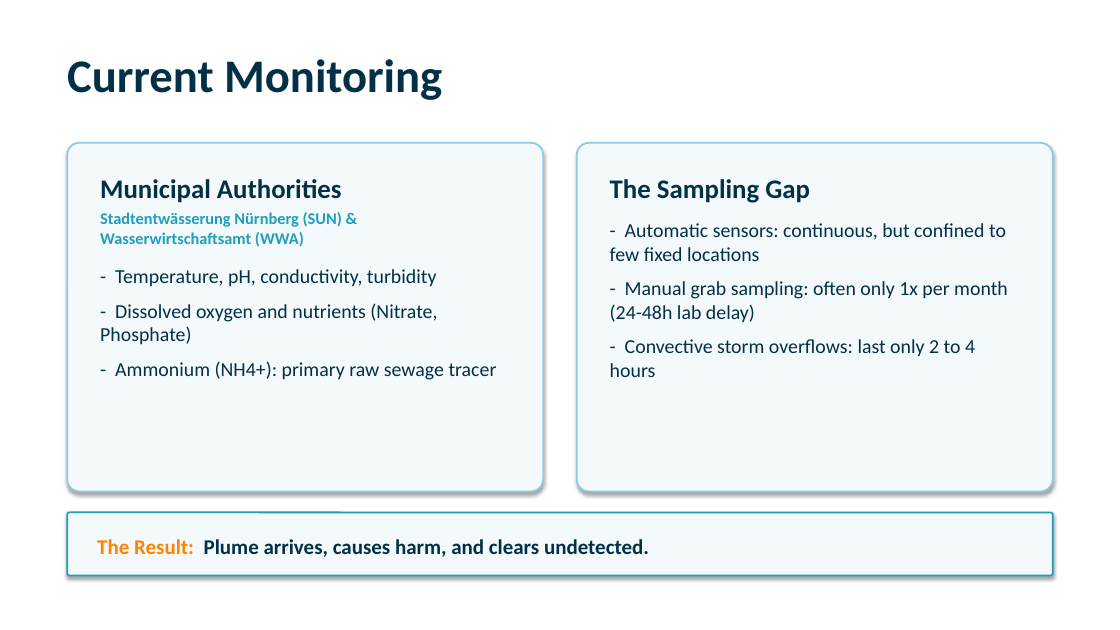
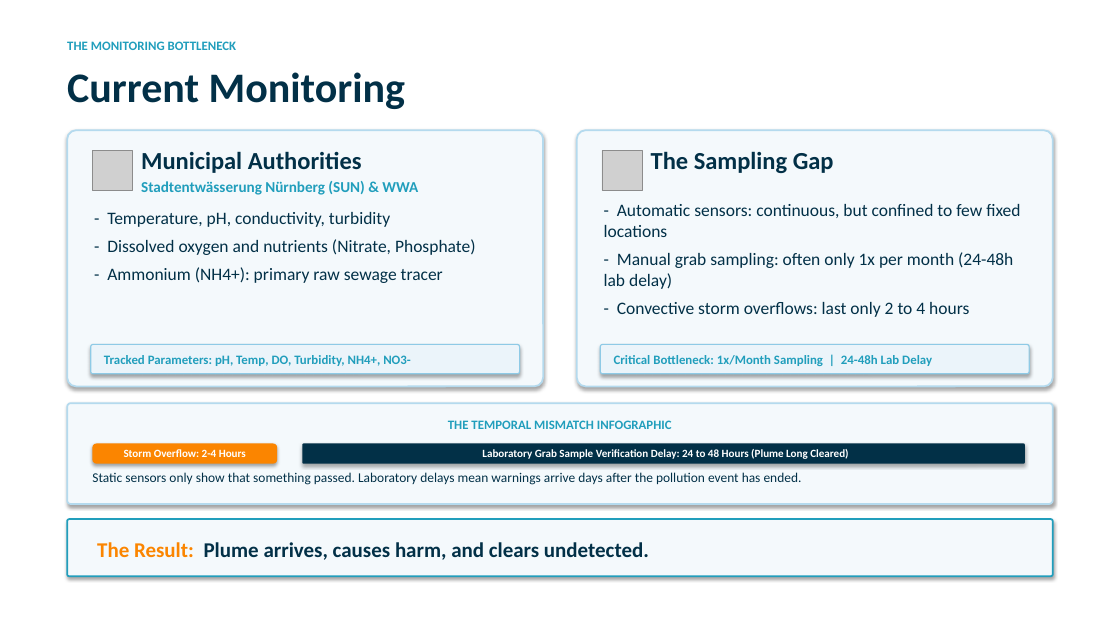
Before and after one commit to PrinzMajkl/Euroteq_Eindhoven_T3, a slide deck: slide 3 of presentation/plumetrace_presentation.pptx. Drawn at 1120x630 pixels with LibreOffice and Linux fonts; fonts in the diff are those of the drawing; grey boxes stand for pictures. Boxes give left, top, right and bottom in pixels: in the first picture for what was removed or moved away, otherwise in the second. Text is boxed around its words. In the diff, an @@ line names an element or a change of style, - is before the commit and + after.

```diff
--- a/presentation/plumetrace_presentation.pptx
+++ b/presentation/plumetrace_presentation.pptx
@@ text added at [67, 41, 237, 50], 11 pt, text #219EBC, bold @@
+THE MONITORING BOTTLENECK
@@ text "Current Monitoring": place and size @@
-text "Current Monitoring" at [67, 59, 442, 100]
+text "Current Monitoring" at [67, 72, 405, 109]
@@ text "Current Monitoring" at [67, 72, 405, 109]: size 40 to 36 pt @@
@@ rounded rectangle added at [67, 130, 544, 386], fill #F4F9FC, outline #B4DAEE 1.5 pt @@
@@ rounded rectangle added at [577, 130, 1054, 386], fill #F4F9FC, outline #B4DAEE 1.5 pt @@
@@ picture added at [92, 150, 133, 191] @@
@@ text at [100, 179, 342, 247]: paragraphs removed @@
-Municipal Authorities
-Stadtentwässerung Nürnberg (SUN) & Wasserwirtschaftsamt (WWA)
@@ text added at [141, 151, 418, 195], 13 pt, text #219EBC, bold @@
+Municipal Authorities
+Stadtentwässerung Nürnberg (SUN) & WWA
@@ picture added at [602, 150, 643, 191] @@
@@ text at [610, 179, 810, 203]: paragraph removed @@
-The Sampling Gap
@@ text added at [651, 151, 834, 173], 21 pt, text #023047, bold @@
+The Sampling Gap
@@ text "- Temperature, pH, conductivity, turbidity" at [107, 212, 476, 283]: size 17 to 15 pt; less space between paragraphs; fill #F4F9FC to none; outline #8ECAE6 1.5 pt to none; shadow off @@
@@ text "- Temperature, pH, conductivity, turbidity": place and size @@
-text "- Temperature, pH, conductivity, turbidity" at [67, 143, 544, 492]
+text "- Temperature, pH, conductivity, turbidity" at [107, 212, 476, 283]
@@ text "- Automatic sensors: continuous, but ...": place and size @@
-text "- Automatic sensors: continuous, but ..." at [577, 143, 1054, 492]
+text "- Automatic sensors: continuous, but ..." at [604, 204, 1020, 317]
@@ text "- Automatic sensors: continuous, but ..." at [604, 204, 1020, 317]: size 17 to 15 pt; less space between paragraphs; fill #F4F9FC to none; outline #8ECAE6 1.5 pt to none; shadow off @@
@@ rounded rectangle added at [91, 344, 520, 374], fill #EBF4FA, outline #8ECAE6 1 pt, 11 pt, text #219EBC, bold @@
+Tracked Parameters: pH, Temp, DO, Turbidity, NH4+, NO3-
@@ rounded rectangle added at [601, 344, 1030, 374], fill #EBF4FA, outline #8ECAE6 1 pt, 11 pt, text #219EBC, bold @@
+Critical Bottleneck: 1x/Month Sampling | 24-48h Lab Delay
@@ rounded rectangle added at [67, 403, 1053, 504], fill #F4F9FC, outline #B4DAEE 1.5 pt, 11 pt, text #219EBC, bold @@
+THE TEMPORAL MISMATCH INFOGRAPHIC
@@ rounded rectangle added at [92, 444, 277, 464], fill #FB8500, 9.5 pt, text #FFFFFF, bold @@
+Storm Overflow: 2-4 Hours
@@ rounded rectangle added at [302, 444, 1025, 464], fill #023047, 9.5 pt, text #FFFFFF, bold @@
+Laboratory Grab Sample Verification Delay: 24 to 48 Hours (Plume Long Cleared)
@@ text added at [92, 472, 802, 485], 11.5 pt, text #023047 @@
+Static sensors only show that something passed. Laboratory delays mean warnings arrive days after the pollution event has ended.
@@ rounded rectangle "The Result: Plume arrives, causes ...": place and size @@
-rounded rectangle "The Result: Plume arrives, causes ..." at [67, 513, 1053, 576]
+rounded rectangle "The Result: Plume arrives, causes ..." at [67, 519, 1053, 576]
```
Also in this commit, not shown: 4 other slides changed, 2 slides added, 2 slides removed, 24 other files.
